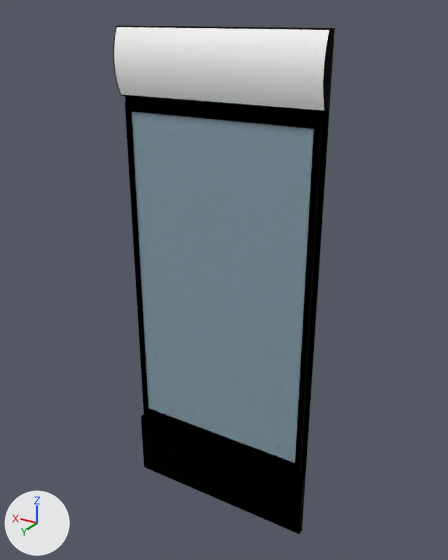
A saved change to the glTF model static/glb/Porta03Fechada.glb.
Camera for both pictures: a 50 mm camera at (-2.14, 0.69, 2.39) aimed at (-0.78, -1.57, 1.26). The axes (+X, +Y, +Z) are drawn at lower left. The lights are the same throughout. Where no turn or scale is listed for an object, it has been applied to the vertices. Vertices at the same position are counted once.

The first picture shows 'aGeladeira01.001'.
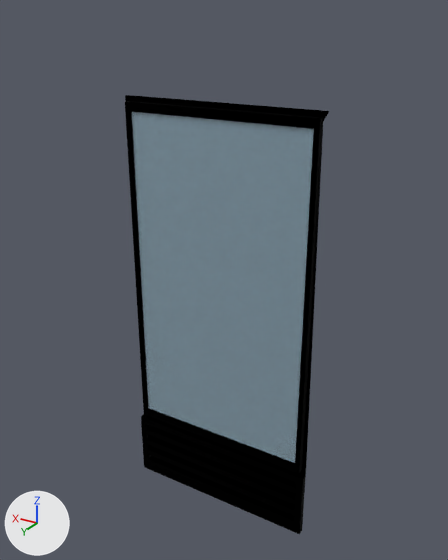
Commit message: Correção do modelo das portas das geladeiras

The change, as a list of edits to the scene's bpy script:
```text
Change me_mesh_003:
    used by ob_ageladeira01_001; location = (-0.755, -2.04, 0.0)
    remove me_mesh_003.from_pydata(...)  # 210 vertices, 429 faces; spans x -0.5..0.47, y 0.49..0.56, z 0.0..2.34
    add me_mesh_003.from_pydata(...)  # 101 vertices, 187 faces; spans x -0.5..0.47, y 0.49..0.53, z 0.0..2.05
    me_mesh_003 part 1
    109 vertices are removed from x -0.5..0.47, y 0.49..0.56, z 2.01..2.34
    245 faces are deleted
    3 new faces join them, mat_02___default_002 (black #000000)
    remove me_mesh_003.materials.append(mat_material__46_002)  # light grey #cacaca
    remove me_mesh_003.materials.append(mat_material__356_002)  # white #ffffff
```

Changed parts and their boxes (x1, y1, x2, y2) in the pictures (448 x 560 px):
'aGeladeira01.001', reshaped (8% narrower, 14% shorter)
    before: (113, 26, 335, 534)
    after: (125, 95, 329, 534)
part 1 of me_mesh_003, cut back
    before: (113, 26, 335, 464)
    after: (125, 95, 329, 121)
